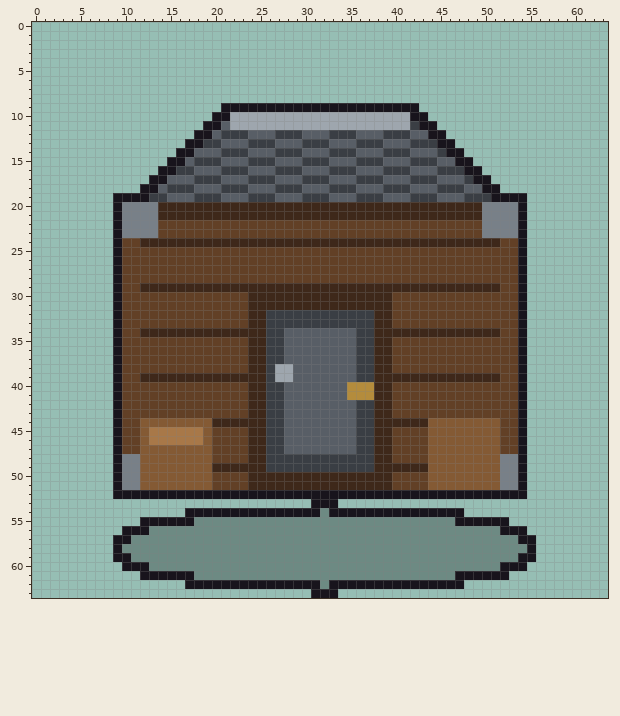
Edited in one commit: pixel-art file (art/ase/warehouse.ase). This is how it looked before the edit.
64x64 pixels, 1 frame.
After the commit:
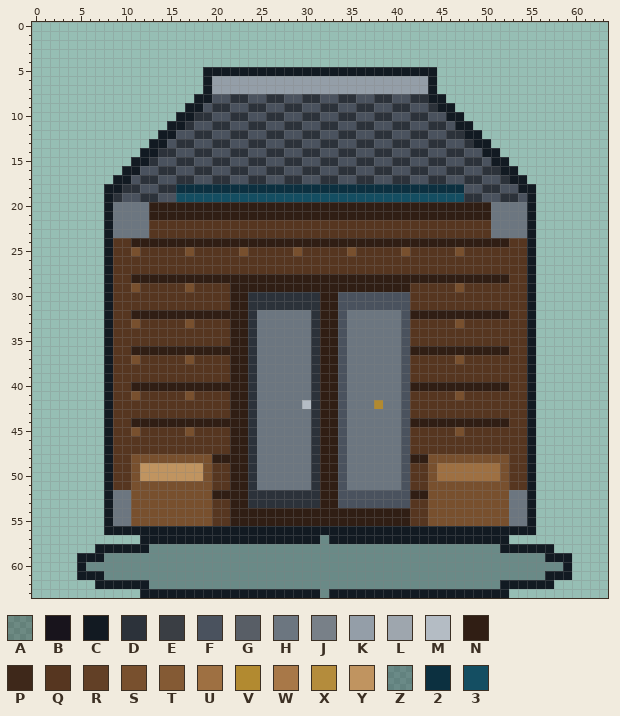
Palette (. is transparent): A #00000046  B #18141c  C #121a22  D #2c323a  E #3a3e44  F #4a525e  G #585e66  H #6c7680  J #788088  K #949ea8  L #9ea6ae  M #b4bcc4  N #301e14  P #3e281a  Q #563620  R #624026  S #78502e  T #845a34  U #9e7042  V #b28a30  W #a87848  X #b48c3c  Y #c09460  Z #0614224e  2 #0c3040  3 #144e62
The edit:
Changed rows in their new state; - is an unchanged pixel.
first column x 5:
 5 --------------CCCCCCCCCCCCCCCCCCCCCCCCCC---------------
 6 --------------CKKKKKKKKKKKKKKKKKKKKKKKKC---------------
 7 --------------CKKKKKKKKKKKKKKKKKKKKKKKKC---------------
 8 -------------CCFFDDFFDDFFDDFFDDFFDDFFDDCC--------------
 9 ------------CCFDDFFDDFFDDFFDDFFDDFFDDFFDCC-------------
10 -----------CCDDFFDDFFDDFFDDFFDDFFDDFFDDFFCC------------
11 ----------CCDFFDDFFDDFFDDFFDDFFDDFFDDFFDDFCC-----------
12 ---------CCFFDDFFDDFFDDFFDDFFDDFFDDFFDDFFDDCC----------
13 --------CCFDDFFDDFFDDFFDDFFDDFFDDFFDDFFDDFFDCC---------
14 -------CCDDFFDDFFDDFFDDFFDDFFDDFFDDFFDDFFDDFFCC--------
15 ------CCDFFDDFFDDFFDDFFDDFFDDFFDDFFDDFFDDFFDDFCC-------
16 -----CCFFDDFFDDFFDDFFDDFFDDFFDDFFDDFFDDFFDDFFDDCC------
17 ----CCFDDFFDDFFDDFFDDFFDDFFDDFFDDFFDDFFDDFFDDFFDCC-----
18 ---CCDDFFDD22222222222222222222222222222222FFDDFFCC----
19 ---CDFFDDFF33333333333333333333333333333333DDFFDDFC----
20 ---CHHHHNNNNNNNNNNNNNNNNNNNNNNNNNNNNNNNNNNNNNNHHHHC----
21 ---CHHHHNNNNNNNNNNNNNNNNNNNNNNNNNNNNNNNNNNNNNNHHHHC----
22 ---CHHHHQQQQQQQQQQQQQQQQQQQQQQQQQQQQQQQQQQQQQQHHHHC----
23 ---CHHHHQQQQQQQQQQQQQQQQQQQQQQQQQQQQQQQQQQQQQQHHHHC----
24 ---CQQNNNNNNNNNNNNNNNNNNNNNNNNNNNNNNNNNNNNNNNNNNQQC----
25 ---CQQSQQQQQSQQQQQSQQQQQSQQQQQSQQQQQSQQQQQSQQQQQQQC----
26 ---CQQQQQQQQQQQQQQQQQQQQQQQQQQQQQQQQQQQQQQQQQQQQQQC----
27 ---CQQQQQQQQQQQQQQQQQQQQQQQQQQQQQQQQQQQQQQQQQQQQQQC----
28 ---CQQNNNNNNNNNNNNNNNNNNNNNNNNNNNNNNNNNNNNNNNNNNQQC----
29 ---CQQSQQQQQSQQQQNNNNNNNNNNNNNNNNNNNNQQQQQSQQQQQQQC----
30 ---CQQQQQQQQQQQQQNNDDDDDDDDNNFFFFFFFFQQQQQQQQQQQQQC----
31 ---CQQQQQQQQQQQQQNNDDDDDDDDNNFFFFFFFFQQQQQQQQQQQQQC----
32 ---CQQNNNNNNNNNNNNNDHHHHHHDNNFHHHHHHFNNNNNNNNNNNQQC----
33 ---CQQSQQQQQSQQQQNNDHHHHHHDNNFHHHHHHFQQQQQSQQQQQQQC----
34 ---CQQQQQQQQQQQQQNNDHHHHHHDNNFHHHHHHFQQQQQQQQQQQQQC----
35 ---CQQQQQQQQQQQQQNNDHHHHHHDNNFHHHHHHFQQQQQQQQQQQQQC----
36 ---CQQNNNNNNNNNNNNNDHHHHHHDNNFHHHHHHFNNNNNNNNNNNQQC----
37 ---CQQSQQQQQSQQQQNNDHHHHHHDNNFHHHHHHFQQQQQSQQQQQQQC----
38 ---CQQQQQQQQQQQQQNNDHHHHHHDNNFHHHHHHFQQQQQQQQQQQQQC----
39 ---CQQQQQQQQQQQQQNNDHHHHHHDNNFHHHHHHFQQQQQQQQQQQQQC----
40 ---CQQNNNNNNNNNNNNNDHHHHHHDNNFHHHHHHFNNNNNNNNNNNQQC----
41 ---CQQSQQQQQSQQQQNNDHHHHHHDNNFHHHHHHFQQQQQSQQQQQQQC----
42 ---CQQQQQQQQQQQQQNNDHHHHHMDNNFHHHVHHFQQQQQQQQQQQQQC----
43 ---CQQQQQQQQQQQQQNNDHHHHHHDNNFHHHHHHFQQQQQQQQQQQQQC----
44 ---CQQNNNNNNNNNNNNNDHHHHHHDNNFHHHHHHFNNNNNNNNNNNQQC----
45 ---CQQSQQQQQSQQQQNNDHHHHHHDNNFHHHHHHFQQQQQSQQQQQQQC----
46 ---CQQQQQQQQQQQQQNNDHHHHHHDNNFHHHHHHFQQQQQQQQQQQQQC----
47 ---CQQQQQQQQQQQQQNNDHHHHHHDNNFHHHHHHFQQQQQQQQQQQQQC----
48 ---CQQSSSSSSSSSNNNNDHHHHHHDNNFHHHHHHFNNSSSSSSSSSQQC----
49 ---CQQSYYYYYYYSQQNNDHHHHHHDNNFHHHHHHFQQSUUUUUUUSQQC----
50 ---CQQSYYYYYYYSQQNNDHHHHHHDNNFHHHHHHFQQSUUUUUUUSQQC----
51 ---CQQSSSSSSSSSQQNNDHHHHHHDNNFHHHHHHFQQSSSSSSSSSQQC----
52 ---CHHSSSSSSSSSNNNNDDDDDDDDNNFFFFFFFFNNSSSSSSSSSHHC----
53 ---CHHSSSSSSSSSQQNNDDDDDDDDNNFFFFFFFFQQSSSSSSSSSHHC----
54 ---CHHSSSSSSSSSQQNNNNNNNNNNNNNNNNNNNNQQSSSSSSSSSHHC----
55 ---CHHSSSSSSSSSQQNNNNNNNNNNNNNNNNNNNNQQSSSSSSSSSHHC----
56 ---CCCCCCCCCCCCCCCCCCCCCCCCCCCCCCCCCCCCCCCCCCCCCCCC----
57 ----...CCCCCCCCCCCCCCCCCCCCZCCCCCCCCCCCCCCCCCCCC...----
58 --CCCCCCZZZZZZZZZZZZZZZZZZZZZZZZZZZZZZZZZZZZZZZCCCCCC--
59 CCCZZZZZZZZZZZZZZZZZZZZZZZZZZZZZZZZZZZZZZZZZZZZZZZZZCCC
60 CZZZZZZZZZZZZZZZZZZZZZZZZZZZZZZZZZZZZZZZZZZZZZZZZZZZZZC
61 CCCZZZZZZZZZZZZZZZZZZZZZZZZZZZZZZZZZZZZZZZZZZZZZZZZZCCC
62 --CCCCCCZZZZZZZZZZZZZZZZZZZZZZZZZZZZZZZZZZZZZZZCCCCCC--
63 -------CCCCCCCCCCCCCCCCCCCCZCCCCCCCCCCCCCCCCCCCC-------
Pixel boxes of the changes (left, top, right, bottom) in both pictures:
changed: (77, 67, 572, 598)
